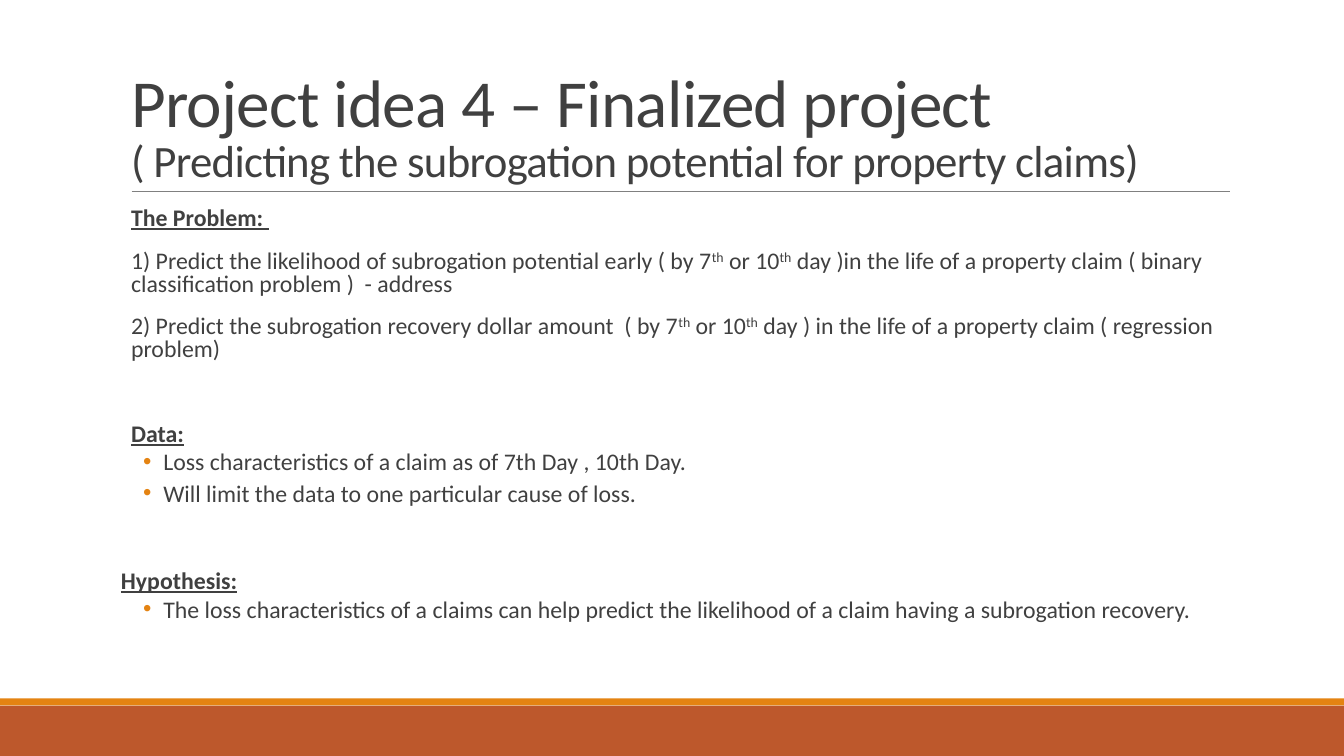
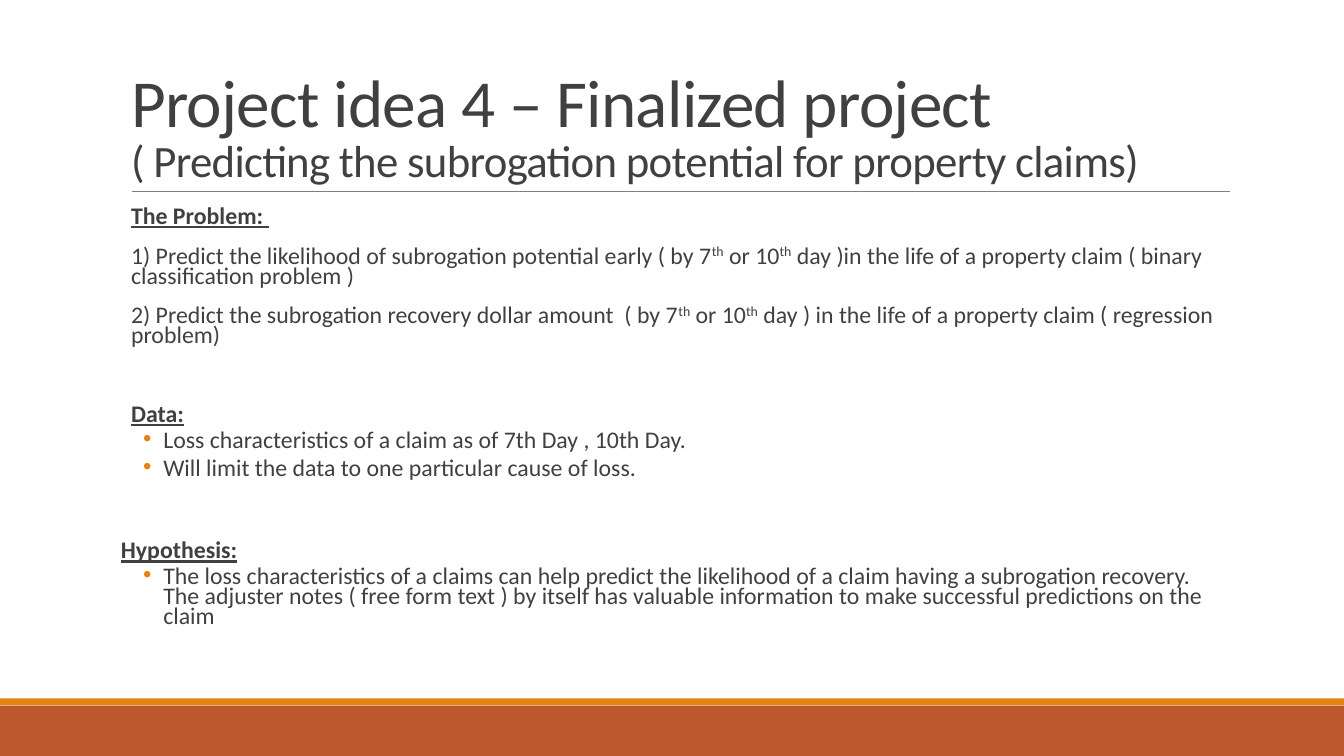
Before and after one commit to hkalavala/DS_SM_15_HK, a slide deck: slide 5 of projects/final-project/GA Project - HK.pptx. Drawn at 1344x756 pixels with LibreOffice and Linux fonts; fonts in the diff are those of the drawing. Boxes give left, top, right and bottom in pixels: in the first picture for what was removed or moved away, otherwise in the second. Text is boxed around its words. In the diff, an @@ line names an element or a change of style, - is before the commit and + after.

```diff
--- a/projects/final-project/GA Project - HK.pptx
+++ b/projects/final-project/GA Project - HK.pptx
@@ text at (121,207,1213,563): line spacing 0.8 to 0.7 @@
@@ text at (131,247,1202,288): text changed @@
-  1) Predict the likelihood of subrogation potential early ( by 7th or 10th day )in the life of a property claim ( binary classification problem ) - address
+  1) Predict the likelihood of subrogation potential early ( by 7th or 10th day )in the life of a property claim ( binary classification problem )
@@ text at (163,567,1201,624): text changed @@
-  • The loss characteristics of a claims can help predict the likelihood of a claim having a subrogation recovery.
+  • The loss characteristics of a claims can help predict the likelihood of a claim having a subrogation recovery. The adjuster notes ( free form text ) by itself has valuable information to make successful predictions on the claim
```
Also in this commit, not shown: 1 other slide changed, 2 other files.
